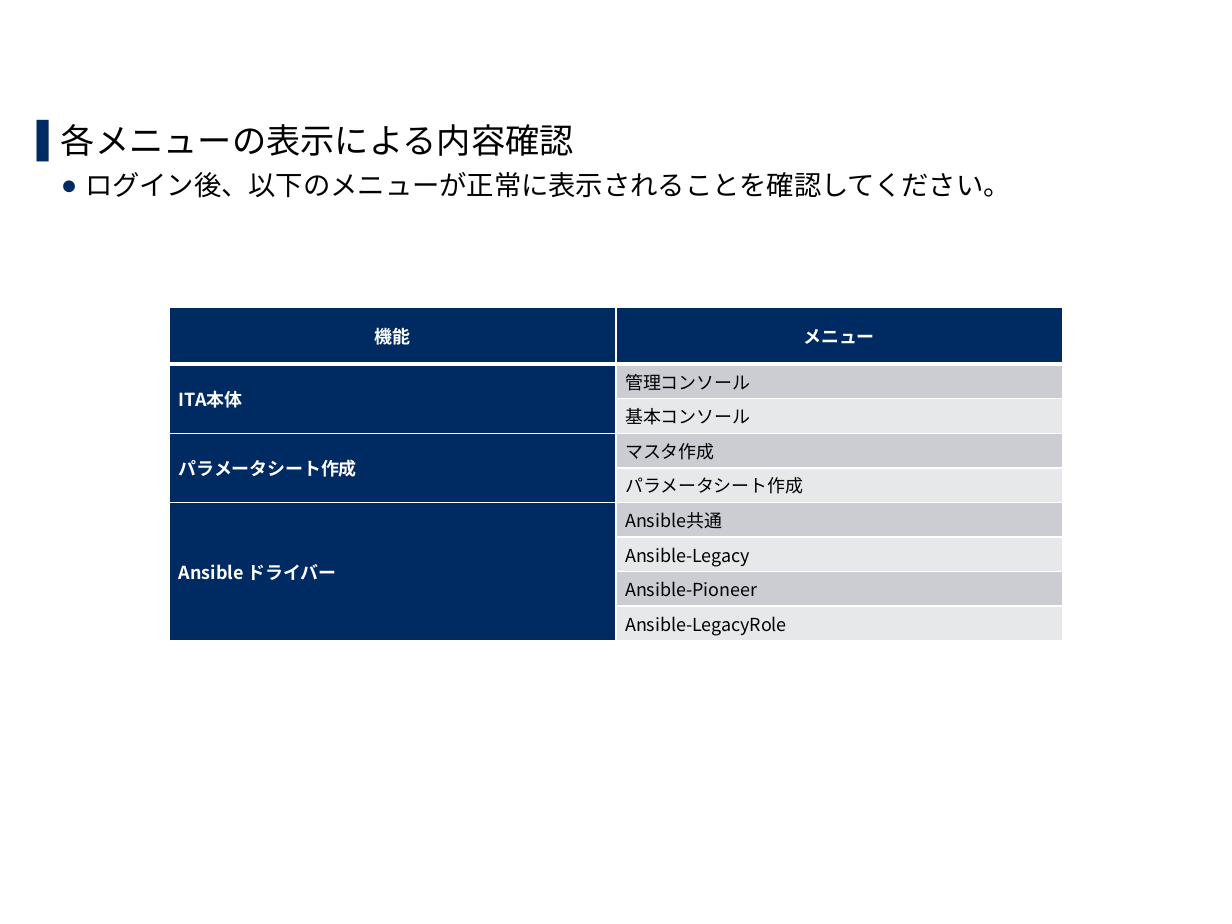
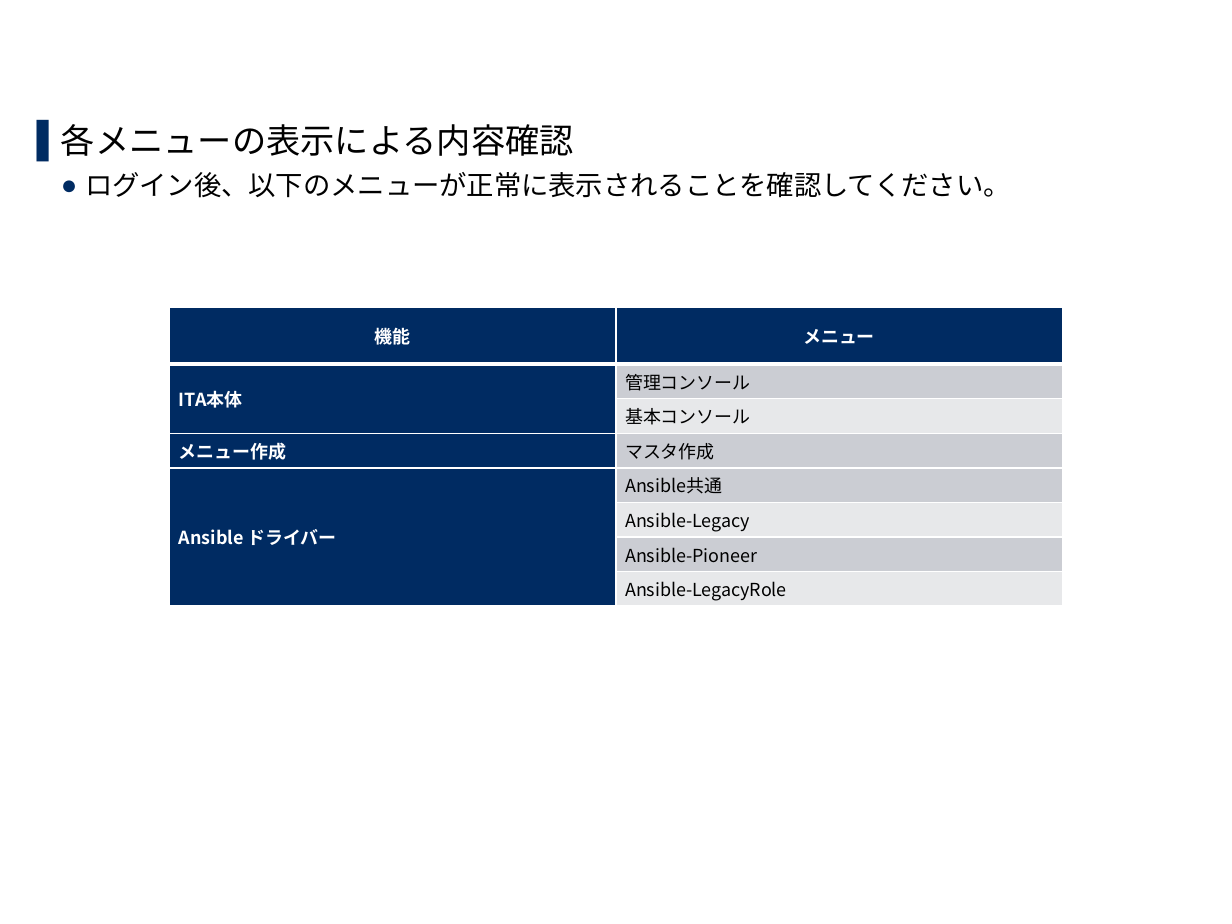
Before and after one commit to exastro-suite/it-automation-docs, a slide deck: slide 26 of asset/Learn_ja/ITA-offline-install_ja.pptx. Drawn at 1232x924 pixels with LibreOffice and Linux fonts; fonts in the diff are those of the drawing; background and template pictures are left out. Boxes give left, top, right and bottom in pixels: in the first picture for what was removed or moved away, otherwise in the second. Text is boxed around its words. In the diff, an @@ line names an element or a change of style, - is before the commit and + after.

Commit message:
2020/01/27 16:01:34

```diff
--- a/asset/Learn_ja/ITA-offline-install_ja.pptx
+++ b/asset/Learn_ja/ITA-offline-install_ja.pptx
@@ table at <box>170,307,1062,606</box> @@
-row 4: パラメータシート作成 | マスタ作成
-row 5:  | パラメータシート作成
+row 4: メニュー作成 | マスタ作成
```
Also in this commit, not shown: 2 other slides changed.
